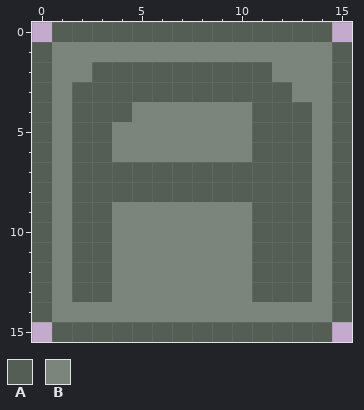
Two versions of one pixel-art sprite, sprites/dataterminal/dataterminal_main_small.png. The picture above is the old version.
The file is 16x16 pixels. Colours within 5 levels of each other are drawn and written as one.
Palette (. is transparent): A #545e55  B #7b857c
Pixels before, first column x 0:
 0 .AAAAAAAAAAAAAA.
 1 ABBBBBBBBBBBBBBA
 2 ABBAAAAAAAAABBBA
 3 ABAAAAAAAAAAABBA
 4 ABAAABBBBBBAAABA
 5 ABAABBBBBBBAAABA
 6 ABAABBBBBBBAAABA
 7 ABAAAAAAAAAAAABA
 8 ABAAAAAAAAAAAABA
 9 ABAABBBBBBBAAABA
10 ABAABBBBBBBAAABA
11 ABAABBBBBBBAAABA
12 ABAABBBBBBBAAABA
13 ABAABBBBBBBAAABA
14 ABBBBBBBBBBBBBBA
15 .AAAAAAAAAAAAAA.
New version:
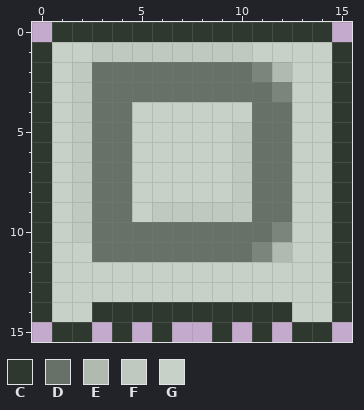
Colours new in this view: C #2e382f  D #677168  E #b0bab1  F #bfc9c0  G #c7d1c8
Change:
Changed rows in their new state; - is an unchanged pixel.
first column x 0:
 0 -CCCCCCCCCCCCCC-
 1 CGGFFFFFFFFGGGGC
 2 CGFDDDDDDDDBEGGC
 3 CGFDDDDDDDDDBGGC
 4 CGFDDGGGGGGDDGGC
 5 CGFDDGGGGGFDDGGC
 6 CGFDDGGGGGFDDGGC
 7 CGFDDGGGGGFDDGGC
 8 CGFDDGGGGGFDDGGC
 9 CGFDDGFFFFFDDGGC
10 CGFDDDDDDDDDBGGC
11 CGGDDDDDDDDBEGGC
12 CGGGGGGGGGGGGGGC
13 CGGGGGGGGGGGGGGC
14 CGGCCCCCCCCCCGGC
15 -CC.C.C..C.C.CC-
Boxes around the changes in both pictures, in picture pixels (x1, y1, x2, y2):
changed: (32, 22, 352, 342)
